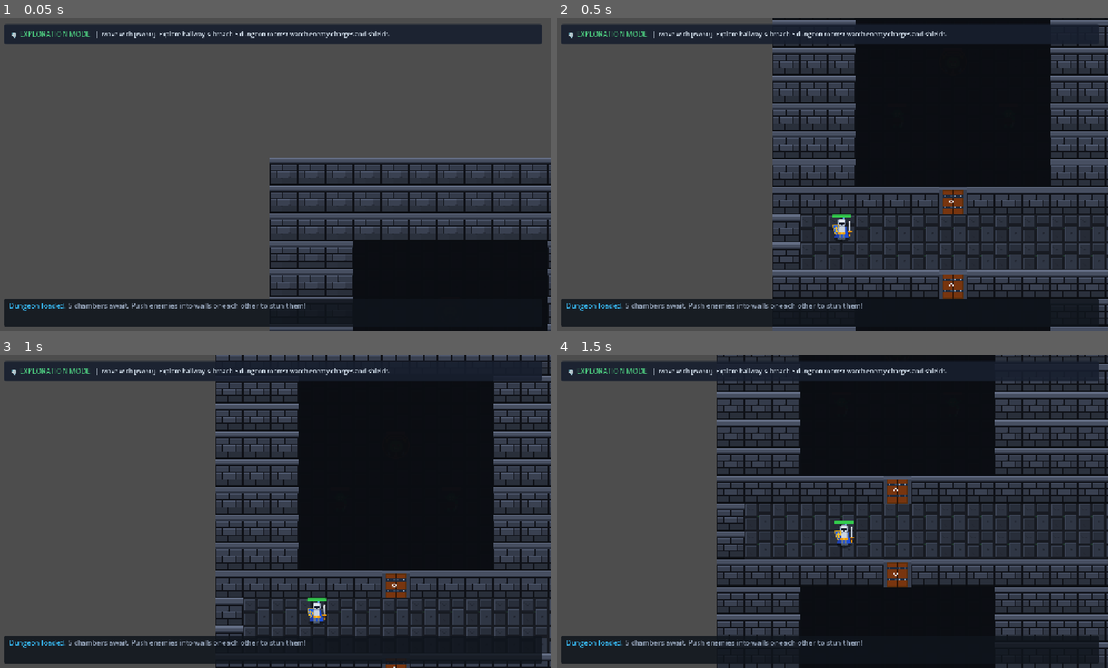
Above: before the commit, frames 1-4 (two rows, left to right).
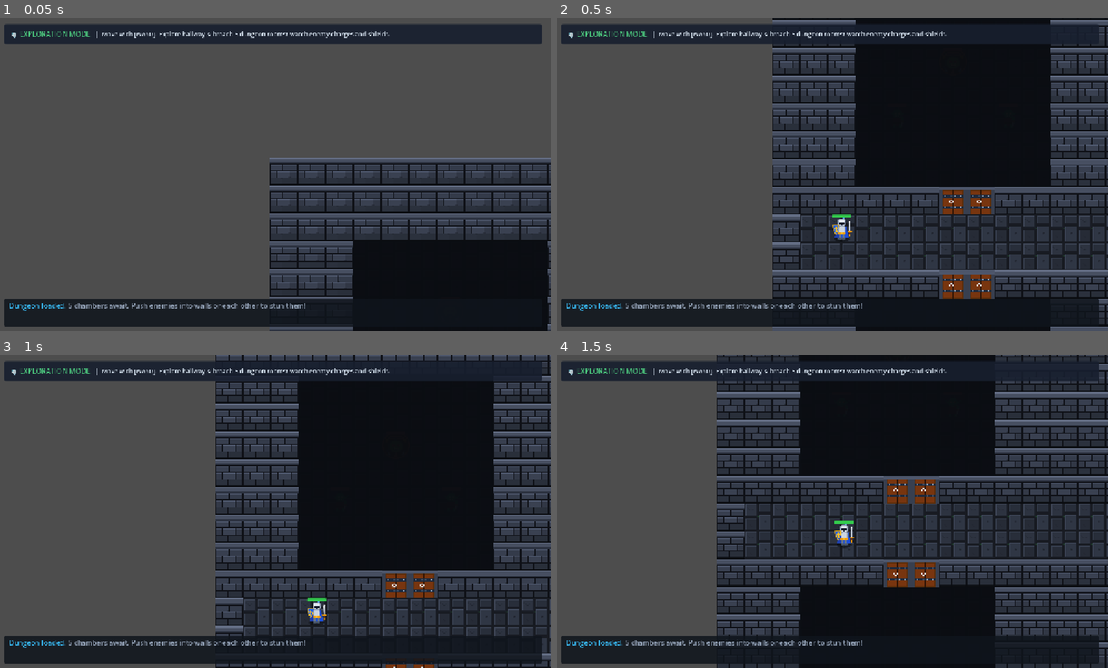
Above: after the commit, the same moments.

Repository: ShootyQ/DungeonGame
Game: Godot game, scene res://scenes/combat_arena.tscn
The game is run twice, just before and just after one commit, with the same random seed, the same clock (stepped at 60 frames per second) and the same inputs.
Inputs (mouse positions are in pixels of both pictures, inside the frame that each line leads up to):
- Up to frame 1 (0.05 s): no input
- Up to frame 2 (0.5 s): no input
- Up to frame 3 (1 s): tap Enter at 0.5 s; move the mouse to (396, 495) at 0.52 s; hold D from 0.53 s (still down); tap R at 0.6 s; click (396, 495) at 0.67 s; tap Space at 0.77 s
- Up to frame 4 (1.5 s): move the mouse to (716, 527) at 1.27 s; release D at 1.28 s; hold S from 1.28 s (still down); tap T at 1.35 s

Frame 1 is identical in both runs. In frame 2, 0.7% of the frame differs, in the area x 74-80%, y 54-90%; in frame 3, 0.4%; in frame 4, 0.7%, in the area x 64-70%, y 38-75%.

Commit message:
Fix doorway chokepoints with double doors and room breach stride; add line-of-sight checks for wall casting

Diff:
--- a/scripts/combat_arena.gd
+++ b/scripts/combat_arena.gd
@@ -102,32 +102,36 @@
 	for y in range(3, 10):
 		for x in range(3, 10):
 			grid[y][x] = 0
-	grid[10][6] = 2 # Door 1 (leads South into hallway)
+	grid[10][6] = 2 # Double Door 1
+	grid[10][7] = 2
 
 	# 3. Room 2: Crypt of the Phalanx (South-West) x: 3 to 9, y: 14 to 20
 	for y in range(14, 21):
 		for x in range(3, 10):
 			grid[y][x] = 0
-	grid[13][6] = 2 # Door 2 (leads North into hallway)
+	grid[13][6] = 2 # Double Door 2
+	grid[13][7] = 2
 
 	# 4. Room 3: Pyromancer's Sanctum (North-Mid) x: 16 to 23, y: 3 to 9
 	for y in range(3, 10):
 		for x in range(16, 24):
 			grid[y][x] = 0
-	grid[10][20] = 2 # Door 3 (leads South into hallway)
+	grid[10][19] = 2 # Double Door 3
+	grid[10][20] = 2
 
 	# 5. Room 4: Brawler's Arena (South-Mid) x: 16 to 23, y: 14 to 20
 	for y in range(14, 21):
 		for x in range(16, 24):
 			grid[y][x] = 0
-	grid[13][20] = 2 # Door 4 (leads North into hallway)
+	grid[13][19] = 2 # Double Door 4
+	grid[13][20] = 2
 
 	# 6. Room 5: Grand Boss Vault (Far East) x: 29 to 39, y: 7 to 16
 	for y in range(7, 17):
 		for x in range(29, 40):
 			grid[y][x] = 0
-	grid[11][28] = 2 # Door 5 (leads East from end of hallway)
-	grid[12][28] = 2 # Double Door 5
+	grid[11][28] = 2 # Double Door 5
+	grid[12][28] = 2
 
 func _create_scene_hierarchy() -> void:
 	# Canvas Background
@@ -208,8 +212,12 @@
 	doors.clear()
 	var door_configs = [
 		{"pos": Vector2i(6, 10), "room_id": 1},
+		{"pos": Vector2i(7, 10), "room_id": 1},
 		{"pos": Vector2i(6, 13), "room_id": 2},
+		{"pos": Vector2i(7, 13), "room_id": 2},
+		{"pos": Vector2i(19, 10), "room_id": 3},
 		{"pos": Vector2i(20, 10), "room_id": 3},
+		{"pos": Vector2i(19, 13), "room_id": 4},
 		{"pos": Vector2i(20, 13), "room_id": 4},
 		{"pos": Vector2i(28, 11), "room_id": 5},
 		{"pos": Vector2i(28, 12), "room_id": 5}
@@ -567,7 +575,7 @@
 	for door in doors:
 		if not door["is_open"]:
 			var d_world = grid_to_world(door["pos"])
-			if player.position.distance_to(d_world) < 64.0:
+			if player.position.distance_to(d_world) < 48.0:
 				_open_door(door)
 
 	# Check proximity to chests
@@ -583,6 +591,15 @@
 			_open_door(door)
 			break
 
+func _get_room_breach_entrance_tile(r_id: int, door_pos: Vector2i) -> Vector2i:
+	if r_id == 1 or r_id == 3: # North rooms
+		return Vector2i(door_pos.x, 8)
+	elif r_id == 2 or r_id == 4: # South rooms
+		return Vector2i(door_pos.x, 15)
+	elif r_id == 5: # East Vault
+		return Vector2i(31, door_pos.y)
+	return door_pos
+
 func _open_door(door: Dictionary) -> void:
 	var r_id = door["room_id"]
 	current_combat_room_id = r_id
@@ -595,6 +612,12 @@
 			grid[d["pos"].y][d["pos"].x] = 0
 
 	_log("[color=#f59e0b]🚪 Chamber %d breached! Fog fades away![/color]" % r_id)
+
+	# Hero strides cleanly inside the room past the doorway chokepoint
+	var breach_tile = _get_room_breach_entrance_tile(r_id, door["pos"])
+	player.grid_pos = breach_tile
+	var stride_tween = create_tween()
+	stride_tween.tween_property(player, "position", grid_to_world(breach_tile), 0.35).set_trans(Tween.TRANS_QUAD).set_ease(Tween.EASE_OUT)
 
 	# Fade Fog of War
 	if fog_overlays.has(r_id):
@@ -684,11 +707,10 @@
 	current_mode = GameMode.COMBAT_COUNTDOWN
 	active_combat_enemies = engaged_monsters
 
-	# Snap player to nearest grid tile
-	var snap_target = grid_to_world(world_to_grid(player.position))
+	# Smoothly snap player to breach entrance grid tile inside the chamber
+	var snap_target = grid_to_world(player.grid_pos)
 	var snap_tween = create_tween()
-	snap_tween.tween_property(player, "position", snap_target, 0.25).set_trans(Tween.TRANS_QUAD).set_ease(Tween.EASE_OUT)
-	player.grid_pos = world_to_grid(snap_target)
+	snap_tween.tween_property(player, "position", snap_target, 0.3).set_trans(Tween.TRANS_QUAD).set_ease(Tween.EASE_OUT)
 
 	explore_banner.visible = false
 	countdown_overlay.visible = true
@@ -868,6 +890,29 @@
 	_plan_enemy_intents()
 	_update_hud_display()
 
+func has_line_of_sight(from_pos: Vector2i, to_pos: Vector2i) -> bool:
+	if from_pos == to_pos:
+		return true
+
+	var p0 = Vector2(from_pos.x + 0.5, from_pos.y + 0.5)
+	var p1 = Vector2(to_pos.x + 0.5, to_pos.y + 0.5)
+	var diff = p1 - p0
+	var dist = diff.length()
+	var step_count = int(ceil(dist * 4.0)) # 4 samples per tile
+
+	for s in range(1, step_count):
+		var pt = p0 + diff * (float(s) / float(step_count))
+		var g_tile = Vector2i(int(floor(pt.x)), int(floor(pt.y)))
+		if g_tile == from_pos or g_tile == to_pos:
+			continue
+		if not is_valid_grid_pos(g_tile):
+			return false
+		# Any wall or closed door blocks line of sight
+		if grid[g_tile.y][g_tile.x] != 0:
+			return false
+
+	return true
+
 func _plan_enemy_intents() -> void:
 	for enemy in active_combat_enemies:
 		if not is_instance_valid(enemy) or not enemy.is_alive:
@@ -886,8 +931,9 @@
 		var diff = player.grid_pos - enemy.grid_pos
 		var abs_diff = diff.abs()
 		var dist_chebyshev = max(abs_diff.x, abs_diff.y)
-
-		# 1. GOBLIN CHARGER: Straight line 3-tile rush
+		var has_los = has_line_of_sight(enemy.grid_pos, player.grid_pos)
+
+		# 1. GOBLIN CHARGER: Straight line 3-tile rush (Requires direct line of sight without walls!)
 		if enemy.unit_type == "charger":
 			var can_charge = false
 			var charge_dir = Vector2i.ZERO
@@ -898,7 +944,7 @@
 				charge_dir = Vector2i(0, 1 if diff.y > 0 else -1)
 				can_charge = true
 
-			if can_charge:
+			if can_charge and has_los:
 				var charge_tiles: Array[Vector2i] = []
 				for step in range(1, 4):
 					var c_tile = enemy.grid_pos + charge_dir * step
@@ -906,42 +952,73 @@
 						charge_tiles.append(c_tile)
 						if show_telegraphs:
 							_spawn_danger_indicator(c_tile)
+				enemy.facing_dir = charge_dir
 				enemy.set_intent("CHARGE", enemy.grid_pos + charge_dir * 3, charge_tiles)
 				continue
-
-		# 2. CULTIST PYROMANCER: 3-Tile Cross / 2x2 Flame Blast
-		if enemy.unit_type == "pyromancer" and dist_chebyshev <= 4:
-			var blast_tiles: Array[Vector2i] = [player.grid_pos]
-			for d in [Vector2i(1,0), Vector2i(-1,0), Vector2i(0,1), Vector2i(0,-1)]:
-				var b_tile = player.grid_pos + d
-				if is_valid_grid_pos(b_tile) and grid[b_tile.y][b_tile.x] == 0:
-					blast_tiles.append(b_tile)
-			if show_telegraphs:
-				for bt in blast_tiles:
-					_spawn_danger_indicator(bt)
-			enemy.set_intent("BLAST", player.grid_pos, blast_tiles)
-			continue
+			else:
+				var next_step = _find_smart_path_step(enemy.grid_pos, player.grid_pos, enemy)
+				if next_step != enemy.grid_pos and is_valid_grid_pos(next_step) and grid[next_step.y][next_step.x] == 0:
+					enemy.facing_dir = (next_step - enemy.grid_pos).clamp(Vector2i(-1,-1), Vector2i(1,1))
+					enemy.set_intent("MOVE", next_step)
+				else:
+					enemy.set_intent("NONE", enemy.grid_pos)
+				continue
+
+		# 2. CULTIST PYROMANCER: 3-Tile Cross Flame Blast (Requires direct line of sight without walls!)
+		if enemy.unit_type == "pyromancer":
+			if dist_chebyshev <= 4 and has_los:
+				var blast_tiles: Array[Vector2i] = [player.grid_pos]
+				for d in [Vector2i(1,0), Vector2i(-1,0), Vector2i(0,1), Vector2i(0,-1)]:
+					var b_tile = player.grid_pos + d
+					if is_valid_grid_pos(b_tile) and grid[b_tile.y][b_tile.x] == 0:
+						if has_line_of_sight(player.grid_pos, b_tile):
+							blast_tiles.append(b_tile)
+				if show_telegraphs:
+					for bt in blast_tiles:
+						_spawn_danger_indicator(bt)
+				enemy.set_intent("BLAST", player.grid_pos, blast_tiles)
+				continue
+			else:
+				var next_step = _find_smart_path_step(enemy.grid_pos, player.grid_pos, enemy)
+				if next_step != enemy.grid_pos and is_valid_grid_pos(next_step) and grid[next_step.y][next_step.x] == 0:
+					enemy.facing_dir = (next_step - enemy.grid_pos).clamp(Vector2i(-1,-1), Vector2i(1,1))
+					enemy.set_intent("MOVE", next_step)
+				else:
+					enemy.set_intent("NONE", enemy.grid_pos)
+				continue
 
 		# 3. ORC BRAWLER: Wide 3-Tile Cleave Sweep
-		if enemy.unit_type == "brawler" and dist_chebyshev <= 1:
-			var sweep_dir = (player.grid_pos - enemy.grid_pos).clamp(Vector2i(-1,-1), Vector2i(1,1))
-			var sweep_tiles: Array[Vector2i] = [player.grid_pos]
-			if sweep_dir.x != 0:
-				sweep_tiles.append(enemy.grid_pos + Vector2i(sweep_dir.x, 1))
-				sweep_tiles.append(enemy.grid_pos + Vector2i(sweep_dir.x, -1))
-			else:
-				sweep_tiles.append(enemy.grid_pos + Vector2i(1, sweep_dir.y))
-				sweep_tiles.append(enemy.grid_pos + Vector2i(-1, sweep_dir.y))
-
-			if show_telegraphs:
+		if enemy.unit_type == "brawler":
+			if dist_chebyshev <= 1 and has_los:
+				var sweep_dir = (player.grid_pos - enemy.grid_pos).clamp(Vector2i(-1,-1), Vector2i(1,1))
+				enemy.facing_dir = sweep_dir
+				var sweep_tiles: Array[Vector2i] = [player.grid_pos]
+				if sweep_dir.x != 0:
+					sweep_tiles.append(enemy.grid_pos + Vector2i(sweep_dir.x, 1))
+					sweep_tiles.append(enemy.grid_pos + Vector2i(sweep_dir.x, -1))
+				else:
+					sweep_tiles.append(enemy.grid_pos + Vector2i(1, sweep_dir.y))
+					sweep_tiles.append(enemy.grid_pos + Vector2i(-1, sweep_dir.y))
+
+				var valid_sweep: Array[Vector2i] = []
 				for st in sweep_tiles:
 					if is_valid_grid_pos(st) and grid[st.y][st.x] == 0:
-						_spawn_danger_indicator(st)
-			enemy.set_intent("SWEEP", player.grid_pos, sweep_tiles)
-			continue
+						valid_sweep.append(st)
+						if show_telegraphs:
+							_spawn_danger_indicator(st)
+				enemy.set_intent("SWEEP", player.grid_pos, valid_sweep)
+				continue
+			else:
+				var next_step = _find_smart_path_step(enemy.grid_pos, player.grid_pos, enemy)
+				if next_step != enemy.grid_pos and is_valid_grid_pos(next_step) and grid[next_step.y][next_step.x] == 0:
+					enemy.facing_dir = (next_step - enemy.grid_pos).clamp(Vector2i(-1,-1), Vector2i(1,1))
+					enemy.set_intent("MOVE", next_step)
+				else:
+					enemy.set_intent("NONE", enemy.grid_pos)
+				continue
 
 		# 4. SKELETON SHIELDBEARER & GRUNTS
-		if dist_chebyshev <= 1:
+		if dist_chebyshev <= 1 and has_los:
 			enemy.facing_dir = (player.grid_pos - enemy.grid_pos).clamp(Vector2i(-1,-1), Vector2i(1,1))
 			enemy.set_intent("ATTACK", player.grid_pos)
 			if show_telegraphs:
@@ -969,9 +1046,15 @@
 			if grid[y][x] != 0:
 				blocked[Vector2i(x, y)] = true
 
+	# Anti-clash coordination: block where other enemies are AND where they've claimed to move
 	for other in active_combat_enemies:
 		if is_instance_valid(other) and other != current_unit and other.is_alive and other.current_hp > 0:
 			blocked[other.grid_pos] = true
+			if other.intent_type == "MOVE":
+				blocked[other.target_grid_pos] = true
+			elif other.intent_type == "CHARGE":
+				for ct in other.telegraphed_tiles:
+					blocked[ct] = true
 
 	var target_found: bool = false
 	var goal_tile: Vector2i = from_pos
